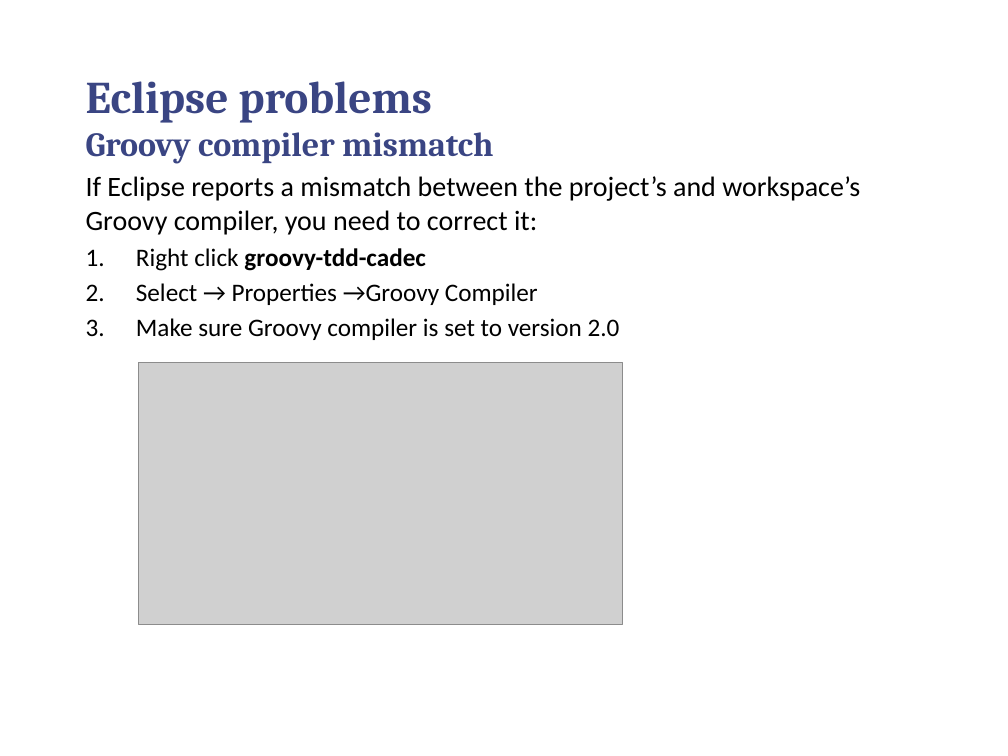
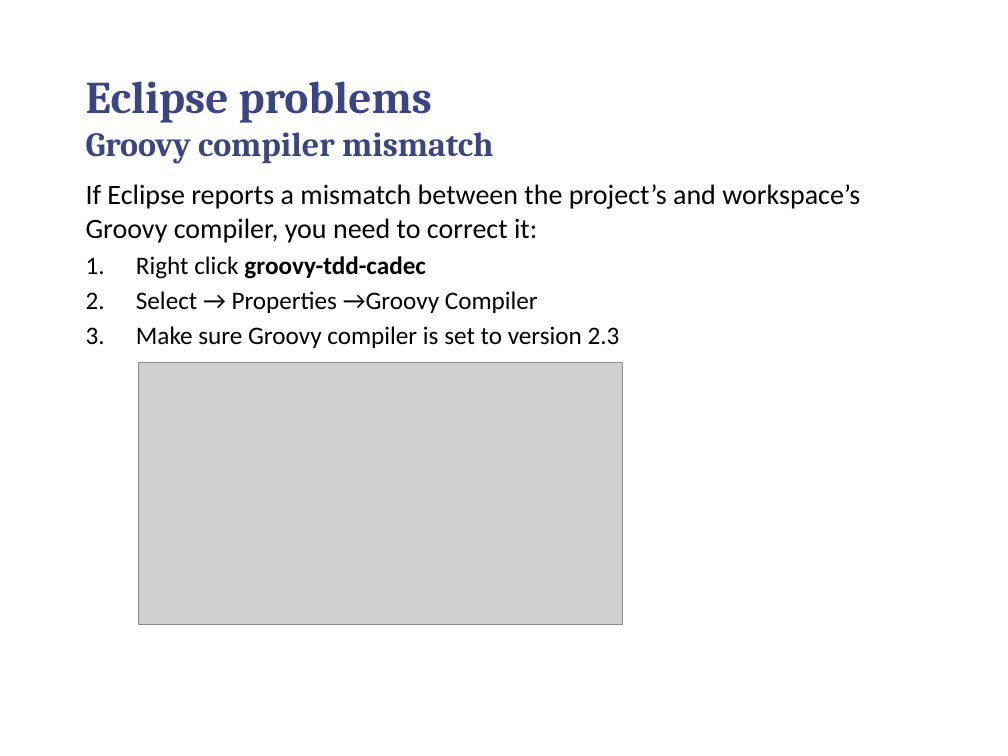
Before and after one commit to callistaenterprise/groovy-tdd-cadec, a slide deck: slide 12 of docs/groovy-tdd-installation.pptx. Drawn at 1008x756 pixels with LibreOffice and Linux fonts; fonts in the diff are those of the drawing; grey boxes stand for pictures; background and template pictures are left out. Boxes give left, top, right and bottom in pixels: in the first picture for what was removed or moved away, otherwise in the second. Text is boxed around its words. In the diff, an @@ line names an element or a change of style, - is before the commit and + after.

```diff
--- a/docs/groovy-tdd-installation.pptx
+++ b/docs/groovy-tdd-installation.pptx
@@ text "If Eclipse reports a mismatch ...": place and size @@
-text "If Eclipse reports a mismatch ..." at <box>86,176,860,340</box>
+text "If Eclipse reports a mismatch ..." at <box>86,184,860,348</box>
@@ text at <box>136,326,620,348</box>: text changed @@
-3. Make sure Groovy compiler is set to version 2.0
+3. Make sure Groovy compiler is set to version 2.3
```
Also in this commit, not shown: 12 other slides changed, 2 other files.
